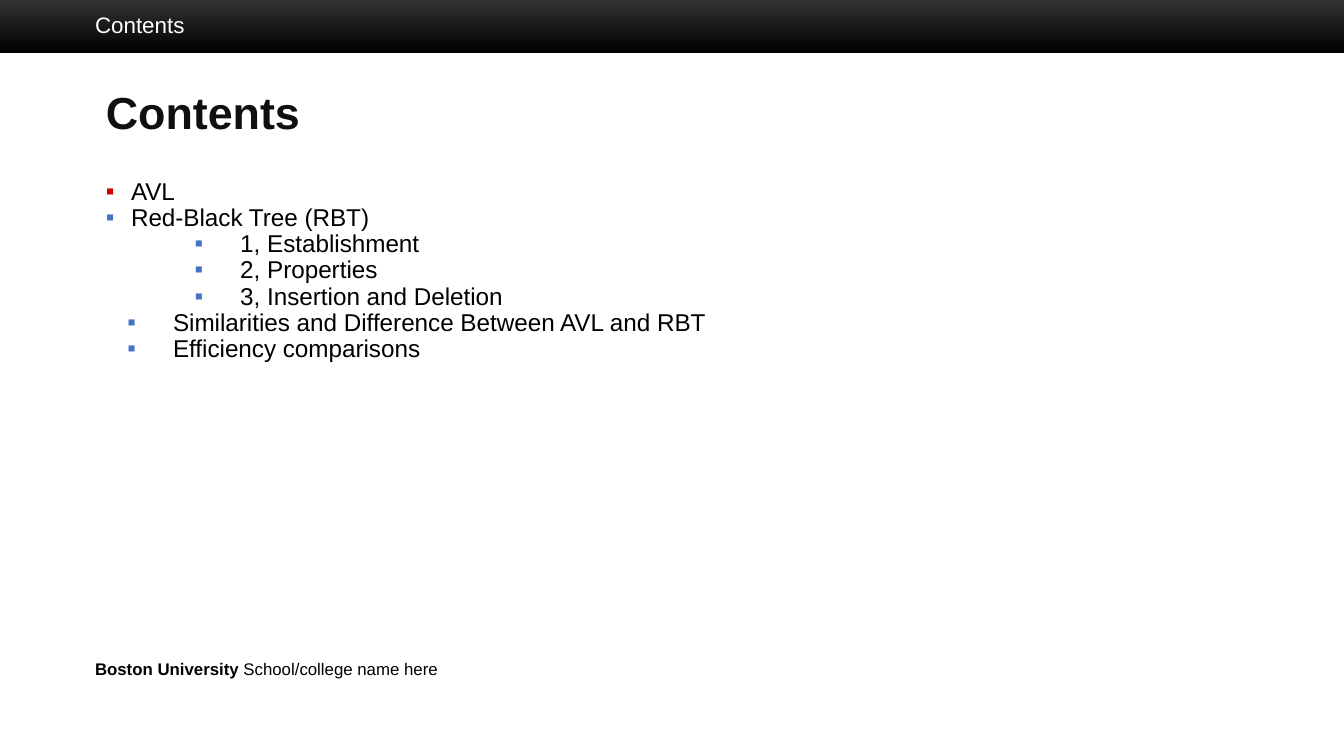
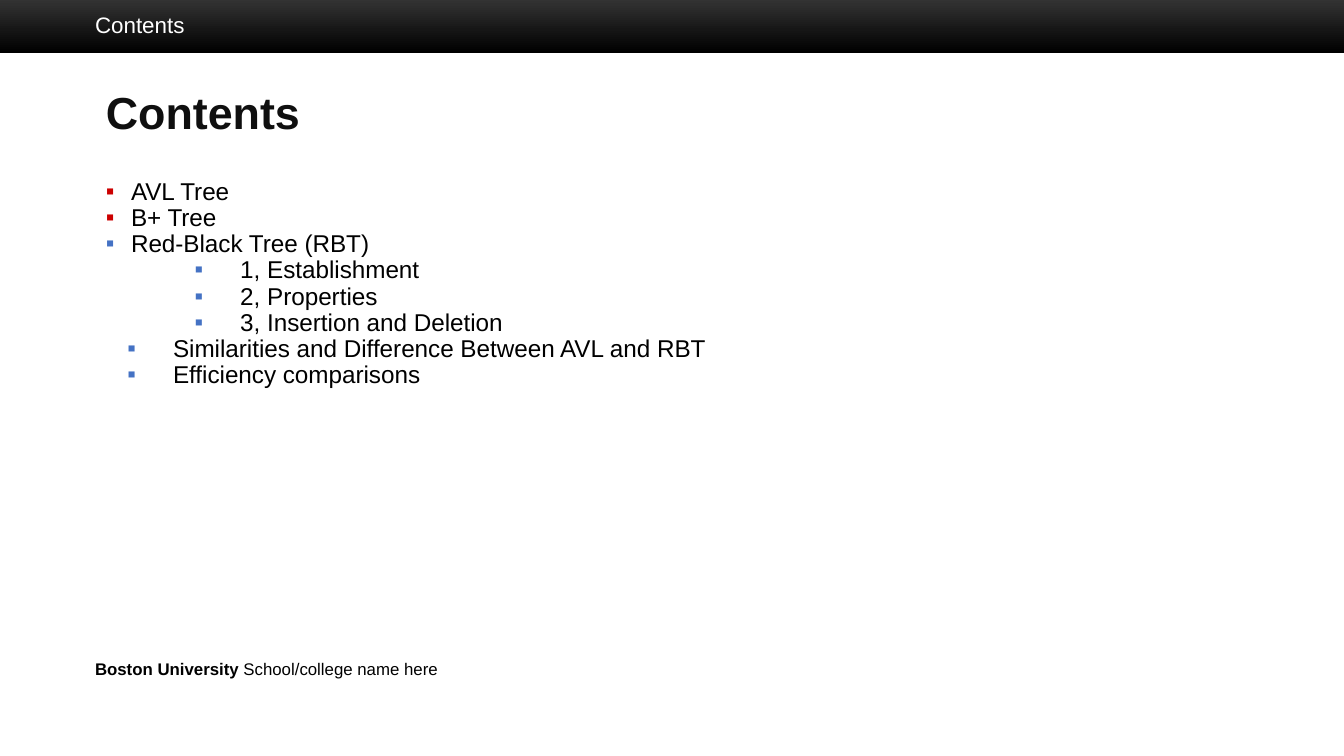
Before and after one commit to CMander02/TreeAlgorithms, a slide deck: slide 3 of Final Presentation/Final_EC504_presentation_v3.pptx. Drawn at 1344x756 pixels with LibreOffice and Linux fonts; fonts in the diff are those of the drawing; background and template pictures are left out. Boxes give left, top, right and bottom in pixels: in the first picture for what was removed or moved away, otherwise in the second. Text is boxed around its words. In the diff, an @@ line names an element or a change of style, - is before the commit and + after.

```diff
--- a/Final Presentation/Final_EC504_presentation_v3.pptx
+++ b/Final Presentation/Final_EC504_presentation_v3.pptx
@@ text at [131,183,229,227]: text changed @@
-▪ AVL
+▪ AVL Tree
+▪ B+ Tree
```
Also in this commit, not shown: 2 other slides changed, 2 slides added, 1 slide removed, 1 other file.
